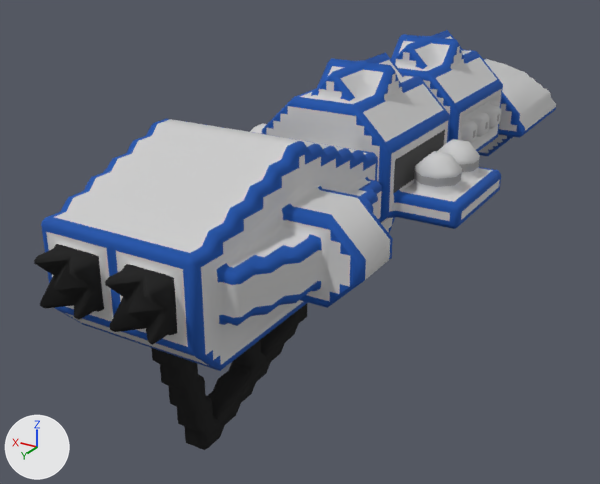
Before and after pictures for a commit that changed the OBJ model src/jsMain/resources/meshes/diadochi-3-morgoth-class.obj.
The view is the same before and after, from a 50 mm lens placed at (-45.8, 97.4, 53.6), pointed at (7.6, 8.5, 9.1). The axes (+X, +Y, +Z) are drawn at lower left. The lights are the same throughout. Where no turn or scale is listed for an object, it has been applied to the vertices.

Script lines for the objects in view, before the commit:
```python
me_diadochi_3_morgoth_class = bpy.data.meshes.new('diadochi-3-morgoth-class')
me_diadochi_3_morgoth_class.from_pydata(...)  # 3707 vertices, 6892 faces; spans x -16.5..16.5, y -54.5..54.5, z -0.1..33.9
me_diadochi_3_morgoth_class.materials.append(mat_diadochi_3_morgoth_class)
ob_diadochi_3_morgoth_class = bpy.data.objects.new('diadochi-3-morgoth-class', me_diadochi_3_morgoth_class)
ob_diadochi_3_morgoth_class.location = (0.0, 0.0, 0.0)
```
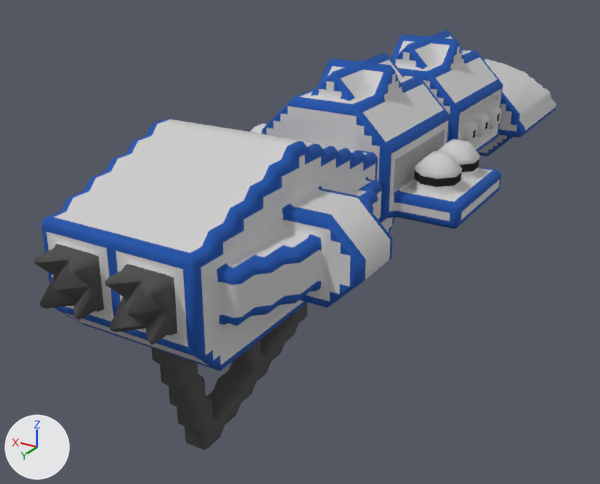
Edits to the scene script, one JSON object a line:
```json
{"block": "me_diadochi_3_morgoth_class", "where": "# used by ob_diadochi_3_morgoth_class; location = (0.0, 0.0, 0.0)"}
{"op": "remove", "block": "me_diadochi_3_morgoth_class", "code": "me_diadochi_3_morgoth_class.from_pydata(...)  # 3707 vertices, 6892 faces; spans x -16.5..16.5, y -54.5..54.5, z -0.1..33.9"}
{"op": "add", "block": "me_diadochi_3_morgoth_class", "code": "me_diadochi_3_morgoth_class.from_pydata(...)  # 3710 vertices, 6889 faces; spans x -16.5..16.5, y -54.5..54.5, z -0.1..33.9"}
{"block": "me_diadochi_3_morgoth_class", "change": "me_diadochi_3_morgoth_class part 1: 5 vertices moved from x -4.5..6.0, y 53.5..54.0, z 21.9..23.4 to x -4.0..5.5, y 53.0..54.0, z 21.4..24.4; 4 vertices removed from x -5.0..4.0, y 53.0..54.0, z 22.9..24.9; 7 vertices added at x -4.5..5.0, y 53.0..54.0, z 19.9..24.4"}
{"block": "me_diadochi_3_morgoth_class", "change": "me_diadochi_3_morgoth_class part 2: 768 kept faces spanning x -14.5..14.5, y -53.5..54.5, z -0.1..25.2 get new texture (UV) coordinates"}
```

Pixel boxes [x1, y1, x2, y2] of what changed, in the pictures (600 x 484 px; the box of a moved part takes in the faces that stretch with it):
```json
{"part": 1, "of": "me_diadochi_3_morgoth_class", "change": "moved or reshaped", "before": [34, 260, 163, 325], "after": [34, 260, 163, 329]}
{"part": 2, "of": "me_diadochi_3_morgoth_class", "change": "surface changed", "before": [34, 114, 500, 450], "after": [34, 114, 500, 450]}
```
